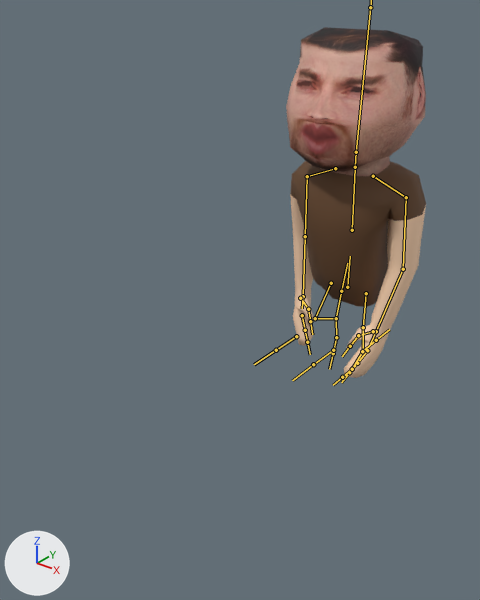
The FBX model The-Following/Assets/Models/CharacterNr4 (2ndarmadded)/Animations_Zombie2ndArm.fbx, before and after one commit.
Camera for both pictures: a 50 mm camera at (1.64, -2.87, 2.03) aimed at (-0.01, -0.8, 0.75). The lights are fixed; the arrows at lower left show +X, +Y and +Z. Both versions are drawn at frame 8 of the action 'Armature.001|Walk.001'; the numbers are the values there. The bones that bend it are drawn over the model as lines.

In view in the first picture: 'Character'.
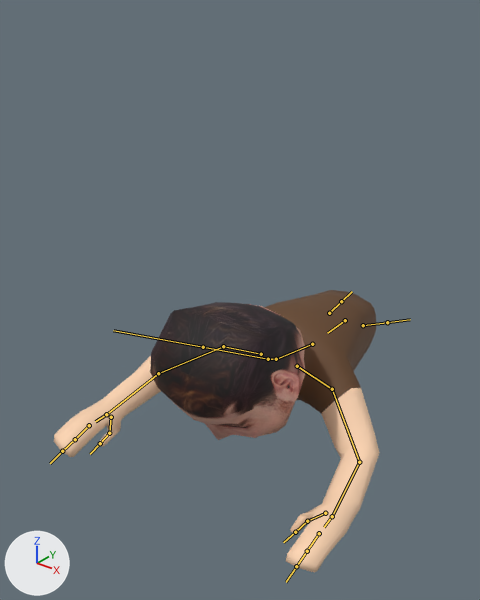
Boxes (x1, y1, x2, y2) around the edits, measured in the pictures (480 x 600 px):
'Character', posed (132% wider, 19% shorter)
    before: (286, 27, 426, 378)
    after: (54, 290, 380, 573)
bone 'Pelvis', root to tip
    before: (347, 287) to (350, 256)
    after: (345, 320) to (327, 333)
bone 'Chest', root to tip
    before: (352, 230) to (355, 168)
    after: (312, 344) to (276, 359)
bone 'Neck', root to tip
    before: (355, 167) to (356, 152)
    after: (276, 359) to (268, 359)
bone 'Shoulder.L', root to tip
    before: (373, 176) to (406, 197)
    after: (297, 366) to (332, 389)
bone 'UpperArm.L', root to tip
    before: (406, 197) to (403, 269)
    after: (332, 389) to (359, 462)
bone 'LowerArm.L', root to tip
    before: (403, 269) to (376, 331)
    after: (359, 462) to (332, 516)
bone 'Hand.L', root to tip
    before: (376, 331) to (370, 343)
    after: (332, 516) to (324, 527)
bone 'Thumb01.L', root to tip
    before: (373, 331) to (358, 335)
    after: (325, 513) to (307, 521)
bone 'Shoulder.R', root to tip
    before: (335, 168) to (307, 176)
    after: (261, 354) to (223, 346)
bone 'UpperArm.R', root to tip
    before: (307, 176) to (305, 236)
    after: (223, 346) to (158, 373)
bone 'LowerArm.R', root to tip
    before: (305, 236) to (303, 296)
    after: (158, 373) to (106, 414)
bone 'Hand.R', root to tip
    before: (303, 296) to (302, 308)
    after: (106, 414) to (95, 421)
bone 'Thumb01.R', root to tip
    before: (300, 298) to (308, 309)
    after: (111, 417) to (109, 433)
bone 'UpperLeg.L', root to tip
    before: (366, 293) to (363, 327)
    after: (363, 325) to (387, 322)
bone 'UpperLeg.R', root to tip
    before: (331, 283) to (315, 318)
    after: (329, 313) to (341, 301)

The change in detail:
Bone 'Pelvis' (bone_pelvis) moves from (0.0, -0.008, 0.0) to (0.0, -0.295, -0.005).
Bone 'Pelvis' (bone_pelvis) turns from (2, 1, 0) to (92, 0, -2) degrees about its own x, y and z.
Bone 'Chest' (bone_chest) turns from (0, -1, 0) to (-14, 5, -1) degrees about its own x, y and z.
Bone 'Neck' (bone_neck) turns from (0, 0, 0) to (-15, -1, 0) degrees about its own x, y and z.
Bone 'Shoulder.L' (bone_shoulder_l) turns from (-3, 7, 0) to (22, 7, 12) degrees about its own x, y and z.
Bone 'UpperArm.L' (bone_upperarm_l) turns from (10, 3, -85) to (20, -25, 5) degrees about its own x, y and z.
Bone 'LowerArm.L' (bone_lowerarm_l) turns from (19, 8, -10) to (23, -47, 29) degrees about its own x, y and z.
Bone 'Hand.L' (bone_hand_l) turns from (0, 0, 0) to (7, 0, 3) degrees about its own x, y and z.
Bone 'Thumb01.L' (bone_thumb01_l) turns from (-87, 43, -34) to (-37, 43, 1) degrees about its own x, y and z.
Bone 'Shoulder.R' (bone_shoulder_r) turns from (-3, -8, 0) to (-1, -7, -43) degrees about its own x, y and z.
Bone 'UpperArm.R' (bone_upperarm_r) turns from (1, -4, 85) to (16, 34, -17) degrees about its own x, y and z.
Bone 'LowerArm.R' (bone_lowerarm_r) turns from (18, -6, 10) to (19, 52, -3) degrees about its own x, y and z.
Bone 'Hand.R' (bone_hand_r) turns from (0, 0, 0) to (2, -3, -11) degrees about its own x, y and z.
Bone 'Thumb01.R' (bone_thumb01_r) turns from (-87, -43, 34) to (-37, -43, -1) degrees about its own x, y and z.
Bone 'UpperLeg.L' (bone_upperleg_l) turns from (-5, -2, -2) to (11, -2, 12) degrees about its own x, y and z.
Bone 'UpperLeg.R' (bone_upperleg_r) turns from (31, 5, -3) to (5, 1, -11) degrees about its own x, y and z.
